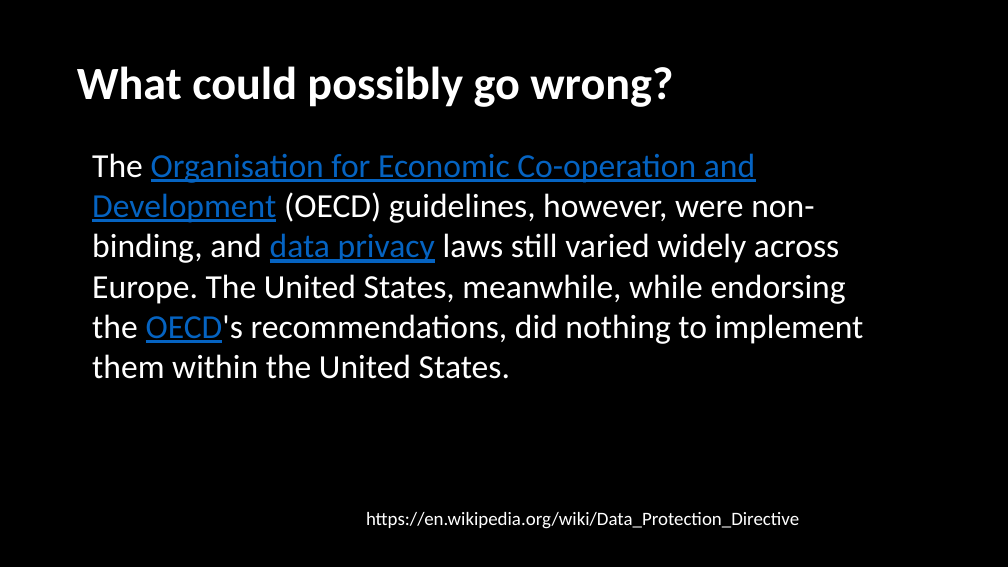
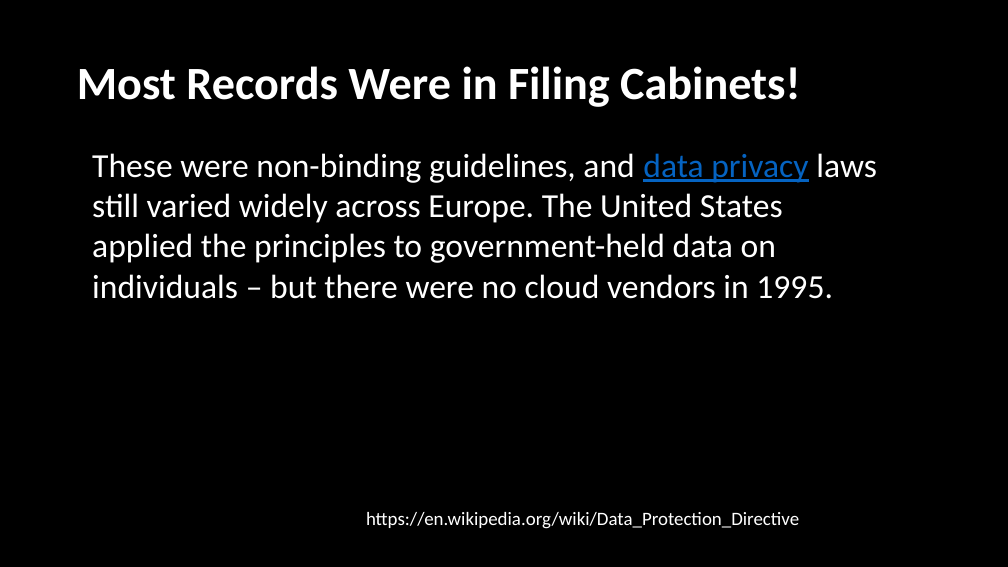
Before and after one commit to LearnerPrivacy/LearnerPrivacy.github.io, a slide deck: slide 6 of lectures/004-GDPR.pptx (slide 5 before the commit). Drawn at 1008x567 pixels with LibreOffice and Linux fonts; fonts in the diff are those of the drawing; background and template pictures are left out. Boxes give left, top, right and bottom in pixels: in the first picture for what was removed or moved away, otherwise in the second. Text is boxed around its words. In the diff, an @@ line names an element or a change of style, - is before the commit and + after.

```diff
--- a/lectures/004-GDPR.pptx
+++ b/lectures/004-GDPR.pptx
@@ title at (77, 66, 800, 107): text changed @@
-What could possibly go wrong?
+Most Records Were in Filing Cabinets!
@@ text at (92, 153, 876, 299): text changed @@
-The Organisation for Economic Co-operation and Development (OECD) guidelines, however, were non-binding, and data privacy laws still varied widely across Europe. The United States, meanwhile, while endorsing the OECD's recommendations, did nothing to implement them within the United States.
+These were non-binding guidelines, and data privacy laws still varied widely across Europe. The United States applied the principles to government-held data on individuals – but there were no cloud vendors in 1995.
```
Also in this commit, not shown: 13 other slides changed, 1 slide added, 2 slides removed, 6 other files.
